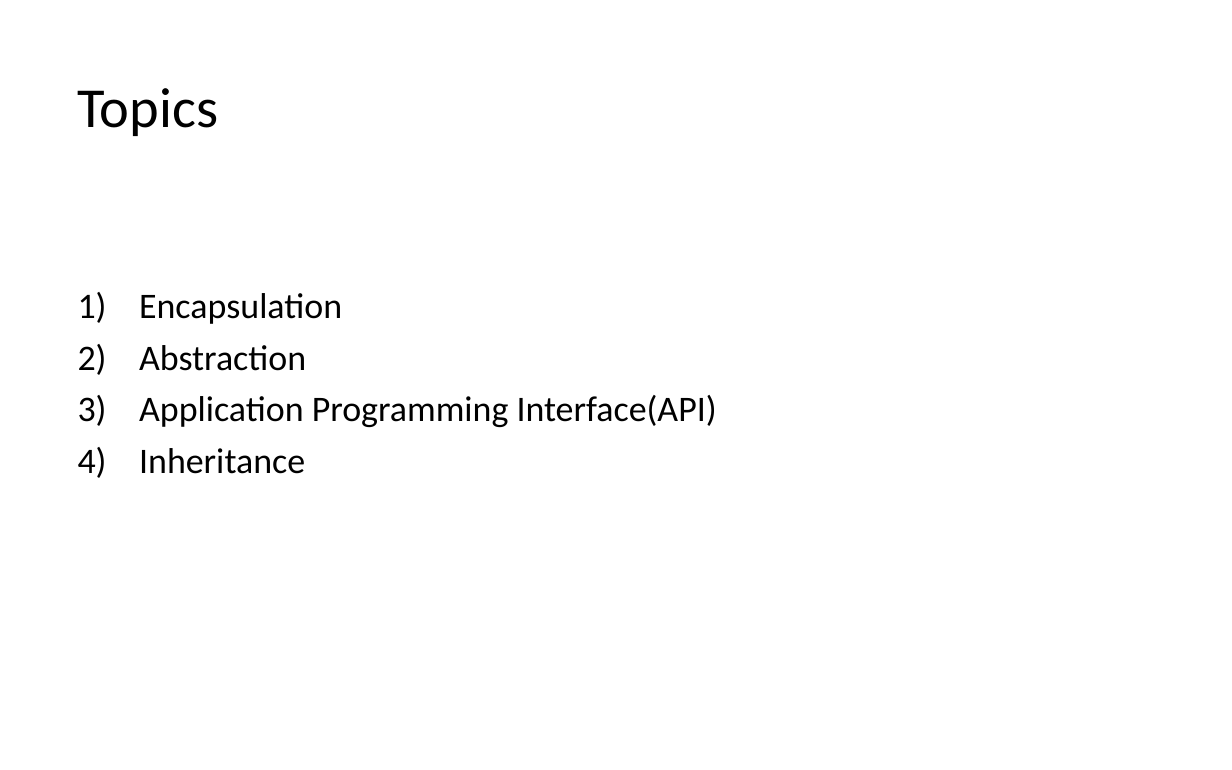
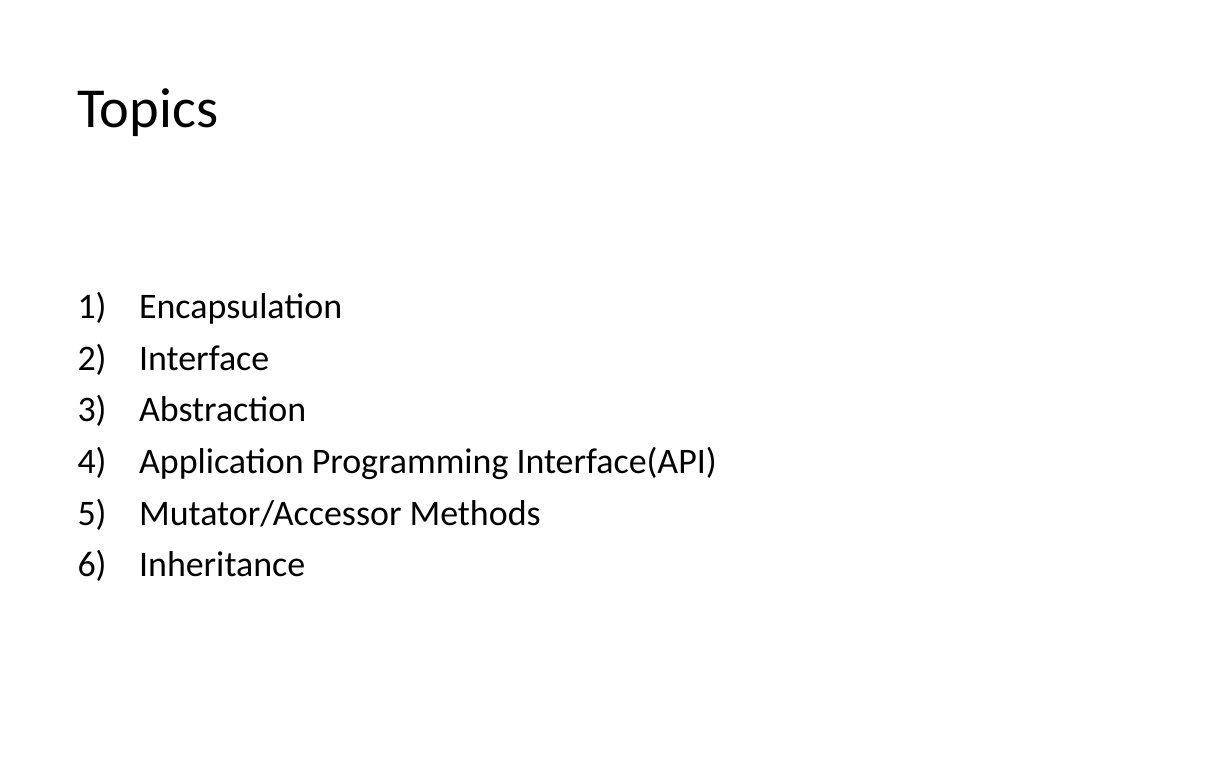
Before and after one commit to LongBaoNguyen/longbaonguyen.github.io, a slide deck: slide 2 of courses/apcsp/lect10.pptx. Drawn at 1232x770 pixels with LibreOffice and Linux fonts; fonts in the diff are those of the drawing. Boxes give left, top, right and bottom in pixels: in the first picture for what was removed or moved away, otherwise in the second. Text is boxed around its words. In the diff, an @@ line names an element or a change of style, - is before the commit and + after.

```diff
--- a/courses/apcsp/lect10.pptx
+++ b/courses/apcsp/lect10.pptx
@@ text at bbox=[139, 345, 269, 371]: paragraph added @@
+2) Interface
@@ text at bbox=[139, 500, 541, 527]: paragraph added @@
+5) Mutator/Accessor Methods
```
Also in this commit, not shown: 8 other slides changed, 4 slides added, 1 other file.
